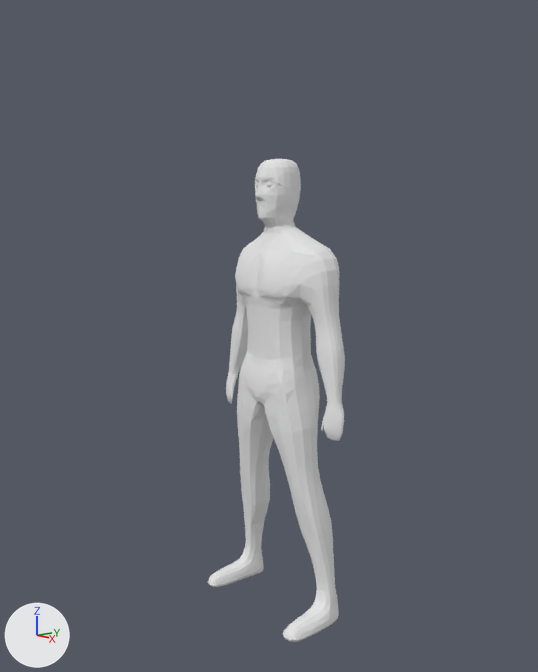
One commit to the Blender file Blender models/Man/man.blend: the scene before it, then after it.
Camera for both pictures: a camera (50 mm lens) standing at (7.4, -6.17, 5.39) and looking at (0.12, -0.43, 3.73). Every picture has the same lights, and +X, +Y and +Z are marked at lower left.

Script lines for the objects in view, before the commit:
```python
me_cube = bpy.data.meshes.new('Cube')
me_cube.from_pydata(...)  # 2821 vertices, 2744 faces; spans x -2.67..2.67, y -2.27..0.72, z -0.04..13.21
me_cube.materials.append(mat_material)  # its picture is missing
ob_cube = bpy.data.objects.new('Cube', me_cube)
ob_cube.location = (0.0, 0.0, 0.0)
ob_cube.scale = (0.448, 0.327, 0.448)
```
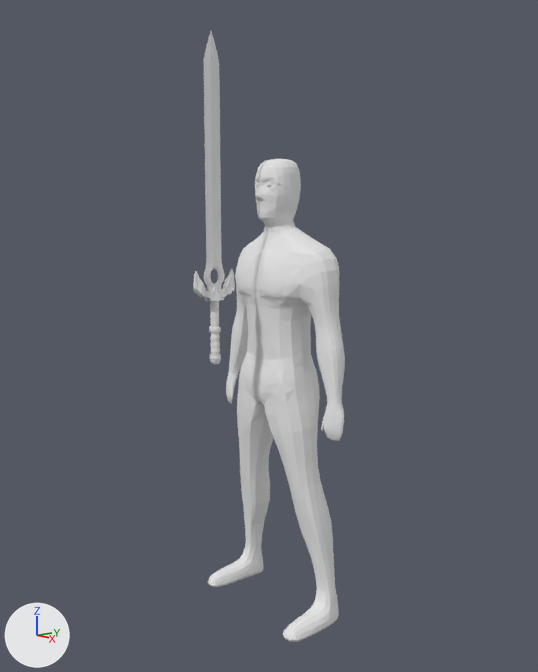
What the commit changed:
Material 'Sword' (mat_sword) is new.
Its base color is (0.8, 0.8, 0.8) (white #e7e7e7).
Mesh me_cube_001 is new.
It has 1728 vertices, 1688 faces and spans x -0.8..0.8, y -3.4..3.4, z -8.8..26.5.
It uses material mat_sword (its picture is missing).
Object 'Sword' (ob_sword) is new; it shows me_cube_001.
Its location is (0.0, -1.16, 4.41).
Its scale is (0.107, 0.0802, 0.109).

Where the change shows, as pixel boxes (x1, y1, x2, y2) in the pictures (538 x 672 px):
'Sword', added
    after: (193, 31, 235, 364)
